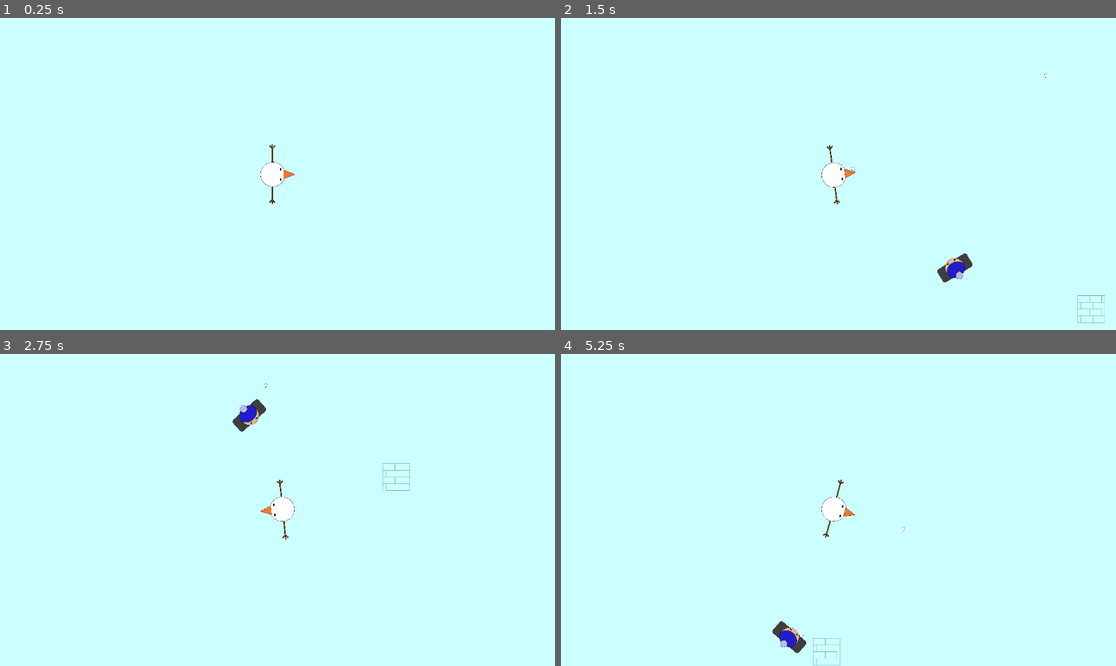
Above: before the commit, frames 1-4 (two rows, left to right).
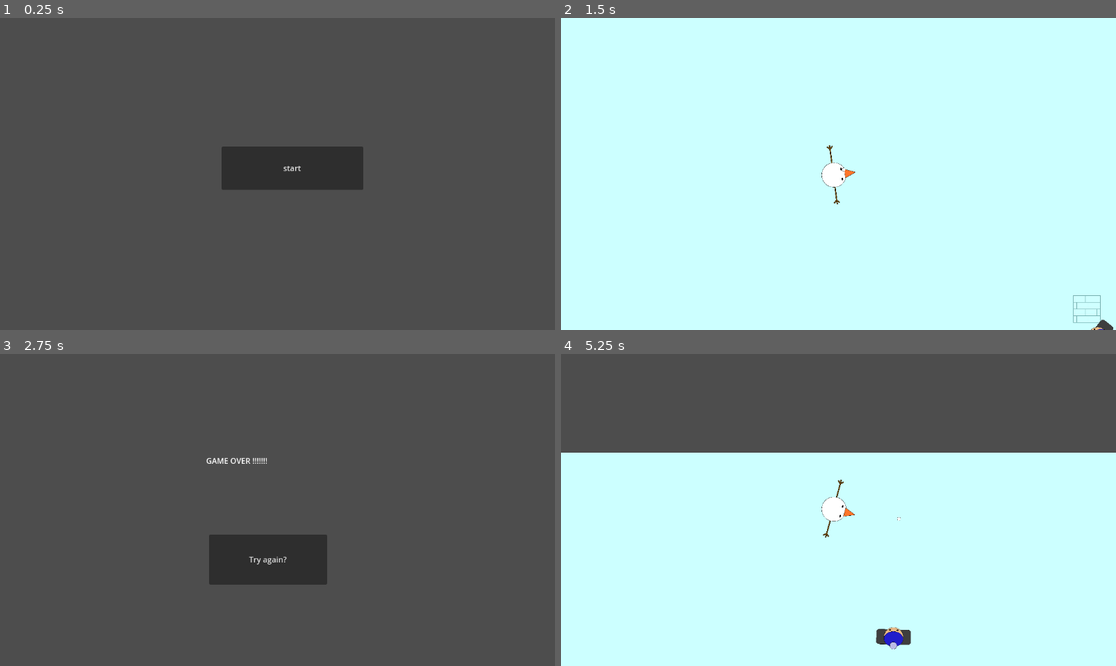
Above: after the commit, the same moments.

Repository: jesspancakes/topdownshooter
Game: Godot game, scene res://title_screen.tscn
Same seed, same stepped clock (60 frames per second), same inputs: the game is played once before the commit and once after it. Before the commit the project starts from res://world.tscn.
Inputs (mouse positions are in pixels of both pictures, inside the frame that each line leads up to):
- Up to frame 1 (0.25 s): no input
- Up to frame 2 (1.5 s): click (855, 167) at 0.5 s, where only the run after the commit has a clickable "start"; move the mouse to (960, 158) at 1.27 s; hold Right (ui_right) from 1.28 s (still down); click (960, 158) at 1.35 s
- Up to frame 3 (2.75 s): move the mouse to (166, 525) at 2.02 s; release Right (ui_right) at 2.03 s; hold Down (ui_down) from 2.03 s (still down); click (166, 525) at 2.1 s
- Up to frame 4 (5.25 s): release Down (ui_down) at 2.75 s; click (827, 559) at 2.75 s, where only the run after the commit has a clickable "Try again?"; move the mouse to (894, 441) at 3.52 s; hold Right (ui_right) 3.53-4.28 s; click (894, 441) at 3.6 s; move the mouse to (810, 572) at 4.27 s; hold Up (ui_up) 4.28-5.03 s; click (810, 572) at 4.35 s; move the mouse to (1005, 556) at 5.02 s; hold Left (ui_left) from 5.03 s (still down); click (1005, 556) at 5.1 s

The runs differ from the first frame. In frame 1, 100% of the frame differs, in the area x 0-100%, y 0-100%; in frame 2, 0.5%; in frame 3, 100%; in frame 4, 32%.

Commit message:
test start and game over screens

Diff:
--- a/snowman2/Bullet.tscn
+++ b/snowman2/Bullet.tscn
@@ -6,8 +6,8 @@
 radius = 4.0
 
 [node name="Bullet" type="RigidBody2D"]
-collision_layer = 3
-collision_mask = 3
+collision_layer = 6
+collision_mask = 6
 gravity_scale = 0.0
 
 [node name="CollisionShape2D" type="CollisionShape2D" parent="."]
--- a/snowman2/Player1.gd
+++ b/snowman2/Player1.gd
@@ -32,7 +32,7 @@
 
 
 func _kill():
-	get_tree().reload_current_scene()
+	get_tree().change_scene_to_file("res://game_over_screen.tscn")
 
 
 func _on_area_2d_body_entered(body):
--- a/snowman2/enemy.gd
+++ b/snowman2/enemy.gd
@@ -2,7 +2,6 @@
 
 var motion = Vector2()
 
-var texture = preload("res://snowman2.png")
 
 func _ready():
 	pass
@@ -18,5 +17,4 @@
 
 func _on_area_2d_body_entered(body):
 	if "Bullet" in body.name:
-		texture = texture
 		print("hello")
--- a/snowman2/enemy.tscn
+++ b/snowman2/enemy.tscn
@@ -7,8 +7,8 @@
 size = Vector2(31, 71)
 
 [sub_resource type="CapsuleShape2D" id="CapsuleShape2D_tff1l"]
-radius = 26.0
-height = 88.0
+radius = 27.0
+height = 86.0
 
 [node name="Enemy" type="CharacterBody2D"]
 collision_layer = 3
@@ -25,8 +25,8 @@
 texture = ExtResource("2_f5k4y")
 
 [node name="Area2D" type="Area2D" parent="."]
-collision_layer = 3
-collision_mask = 3
+collision_layer = 6
+collision_mask = 6
 
 [node name="CollisionShape2D" type="CollisionShape2D" parent="Area2D"]
 position = Vector2(-7, 1)
--- /dev/null
+++ b/snowman2/game_over_screen.gd
@@ -0,0 +1,6 @@
+extends Control
+
+
+func _on_button_pressed() -> void:
+	get_tree().change_scene_to_file("res://world.tscn")
+	pass # Replace with function body.
--- /dev/null
+++ b/snowman2/game_over_screen.tscn
@@ -0,0 +1,30 @@
+[gd_scene load_steps=2 format=3 uid="uid://csfpiu46fcefv"]
+
+[ext_resource type="Script" path="res://game_over_screen.gd" id="1_t24aj"]
+
+[node name="GameOverScreen" type="Control"]
+layout_mode = 3
+anchors_preset = 15
+anchor_right = 1.0
+anchor_bottom = 1.0
+grow_horizontal = 2
+grow_vertical = 2
+script = ExtResource("1_t24aj")
+
+[node name="Label" type="Label" parent="."]
+layout_mode = 0
+offset_left = 428.0
+offset_top = 210.0
+offset_right = 646.0
+offset_bottom = 375.0
+text = "GAME OVER !!!!!!!"
+
+[node name="Button" type="Button" parent="."]
+layout_mode = 0
+offset_left = 434.0
+offset_top = 375.0
+offset_right = 679.0
+offset_bottom = 479.0
+text = "Try again?"
+
+[connection signal="pressed" from="Button" to="." method="_on_button_pressed"]
--- a/snowman2/project.godot
+++ b/snowman2/project.godot
@@ -11,7 +11,7 @@
 [application]
 
 config/name="snowman2"
-run/main_scene="res://world.tscn"
+run/main_scene="res://title_screen.tscn"
 config/features=PackedStringArray("4.3", "Forward Plus")
 config/icon="res://icon.svg"
 
--- /dev/null
+++ b/snowman2/title_screen.gd
@@ -0,0 +1,5 @@
+extends Control
+
+func _on_start_button_pressed() -> void:
+	get_tree().change_scene_to_file("res://world.tscn")
+	pass # Replace with function body.
--- /dev/null
+++ b/snowman2/title_screen.tscn
@@ -0,0 +1,23 @@
+[gd_scene load_steps=2 format=3 uid="uid://bh3xu4kdl3346"]
+
+[ext_resource type="Script" path="res://title_screen.gd" id="1_023bl"]
+
+[node name="TitleScreen" type="Control"]
+layout_mode = 3
+anchors_preset = 15
+anchor_right = 1.0
+anchor_bottom = 1.0
+grow_horizontal = 2
+grow_vertical = 2
+script = ExtResource("1_023bl")
+
+[node name="StartButton" type="Button" parent="."]
+layout_mode = 0
+offset_left = 460.0
+offset_top = 267.0
+offset_right = 754.0
+offset_bottom = 357.0
+text = "start
+"
+
+[connection signal="pressed" from="StartButton" to="." method="_on_start_button_pressed"]
--- a/snowman2/world.gd
+++ b/snowman2/world.gd
@@ -1,4 +1,3 @@
 extends Node2D
 
 @onready var player = $Player
-@onready var main_camera = $MainCamera
--- a/snowman2/world.tscn
+++ b/snowman2/world.tscn
@@ -25,5 +25,3 @@
 
 [node name="Player" parent="." instance=ExtResource("2_xphvb")]
 position = Vector2(-122, -2)
-
-[node name="MainCamera" type="Camera2D" parent="."]
